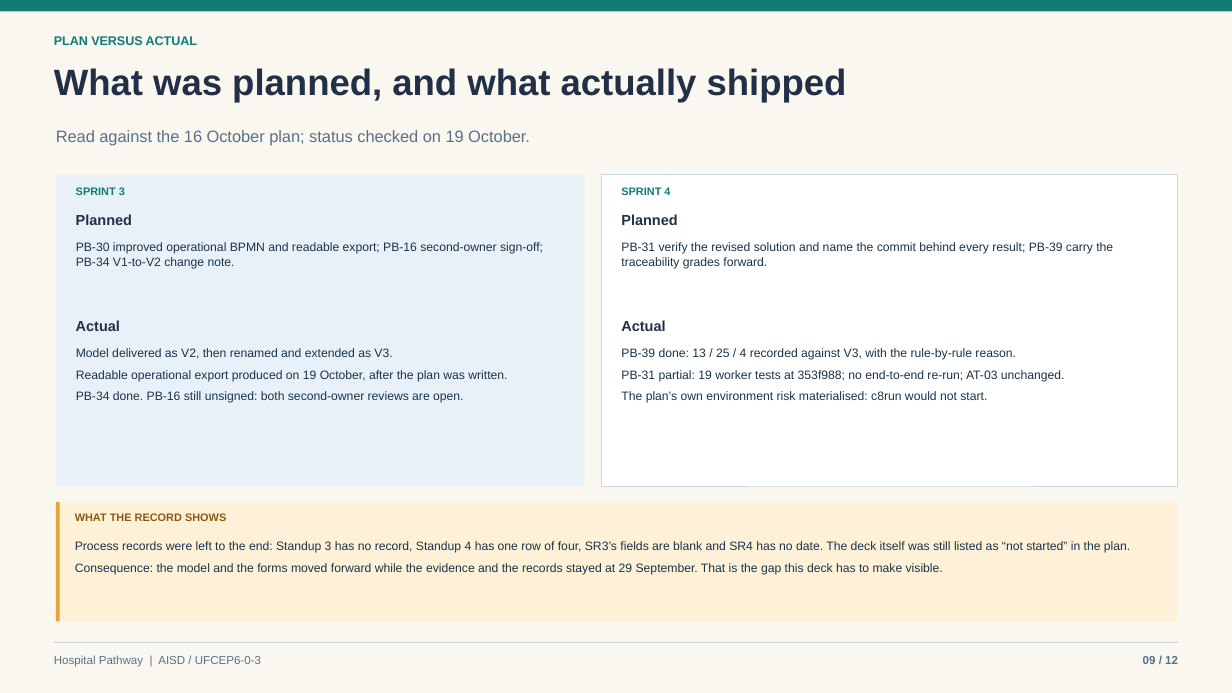
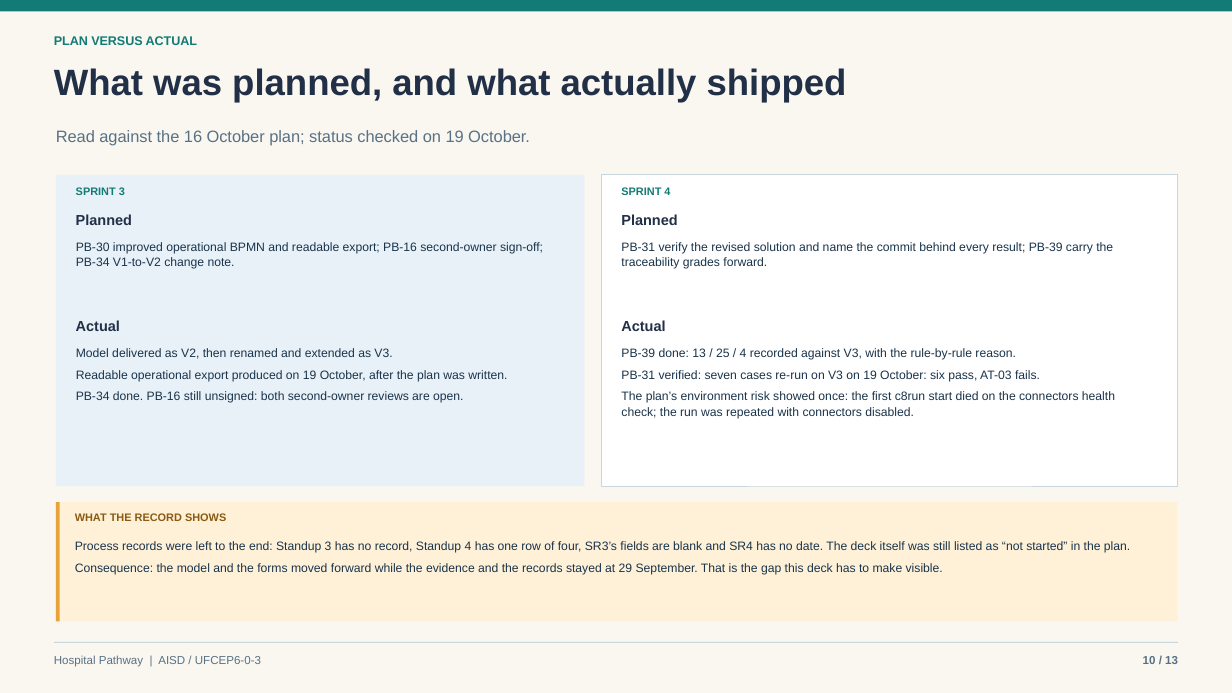
Before and after one commit to Estrella6066773/HW_AISD, a slide deck: slide 10 of submissions/AISD/AISD_Presentation_2026-10-19.pptx (slide 9 before the commit). Drawn at 1232x693 pixels with LibreOffice and Linux fonts; fonts in the diff are those of the drawing. Boxes give left, top, right and bottom in pixels: in the first picture for what was removed or moved away, otherwise in the second. Text is boxed around its words. In the diff, an @@ line names an element or a change of style, - is before the commit and + after.

```diff
--- a/submissions/AISD/AISD_Presentation_2026-10-19.pptx
+++ b/submissions/AISD/AISD_Presentation_2026-10-19.pptx
@@ text at [621,370,1115,419]: text changed @@
-PB-31 partial: 19 worker tests at 353f988; no end-to-end re-run; AT-03 unchanged.
-The plan’s own environment risk materialised: c8run would not start.
+PB-31 verified: seven cases re-run on V3 on 19 October: six pass, AT-03 fails.
+The plan’s environment risk showed once: the first c8run start died on the connectors health check; the run was repeated with connectors disabled.
@@ text at [1143,656,1178,664]: text changed @@
-09 / 12
+10 / 13
```
Also in this commit, not shown: 11 other slides changed, 1 slide added, 3 other files.
